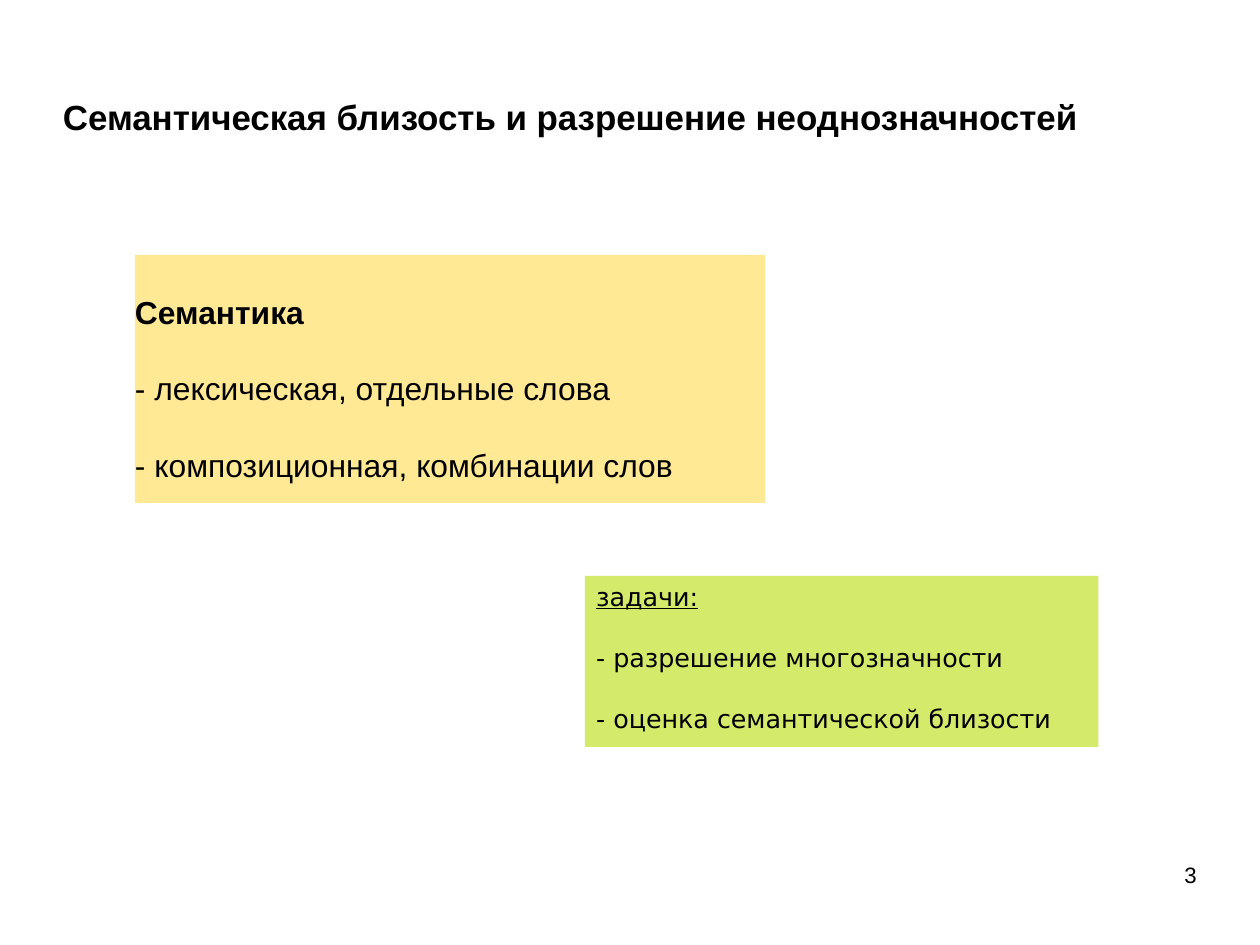
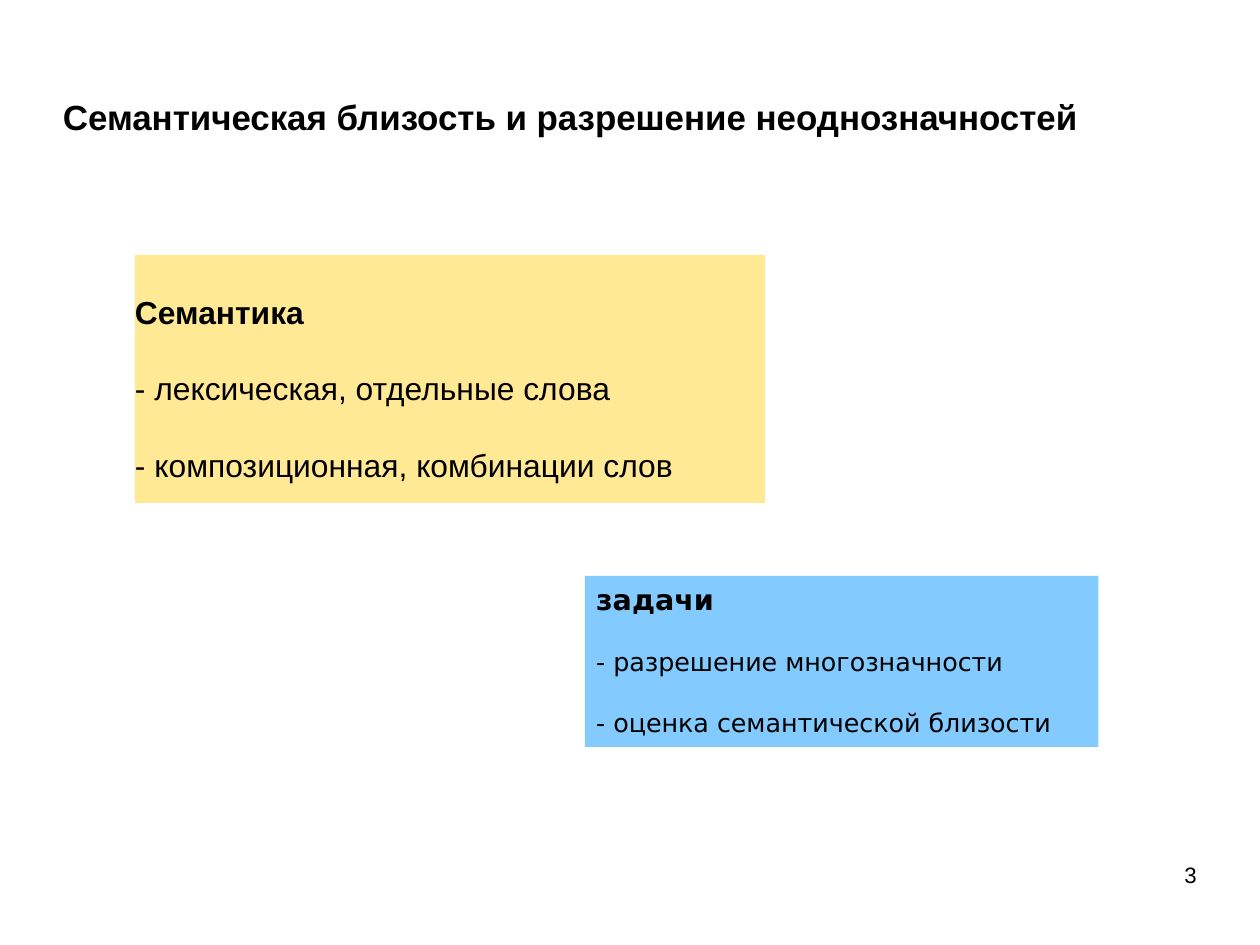
Before and after one commit to mechanoid5/ml_nlp_2022, a slide deck: slide 3 of 10-semantic.odp. Drawn at 1260x945 pixels with LibreOffice and Linux fonts; fonts in the diff are those of the drawing; background and template pictures are left out. Boxes give left, top, right and bottom in pixels: in the first picture for what was removed or moved away, otherwise in the second. Text is boxed around its words. In the diff, an @@ line names an element or a change of style, - is before the commit and + after.

```diff
--- a/10-semantic.odp
+++ b/10-semantic.odp
@@ rectangle "задачи" at box(585, 576, 1099, 748): fill #D4EA6B to #83CAFF @@
@@ text in rectangle at box(596, 594, 714, 614): text changed; size 16 to 18 pt; bold on @@
-задачи:
+задачи
```
Also in this commit, not shown: 4 other slides changed, 2 slides removed, 10 other files.
